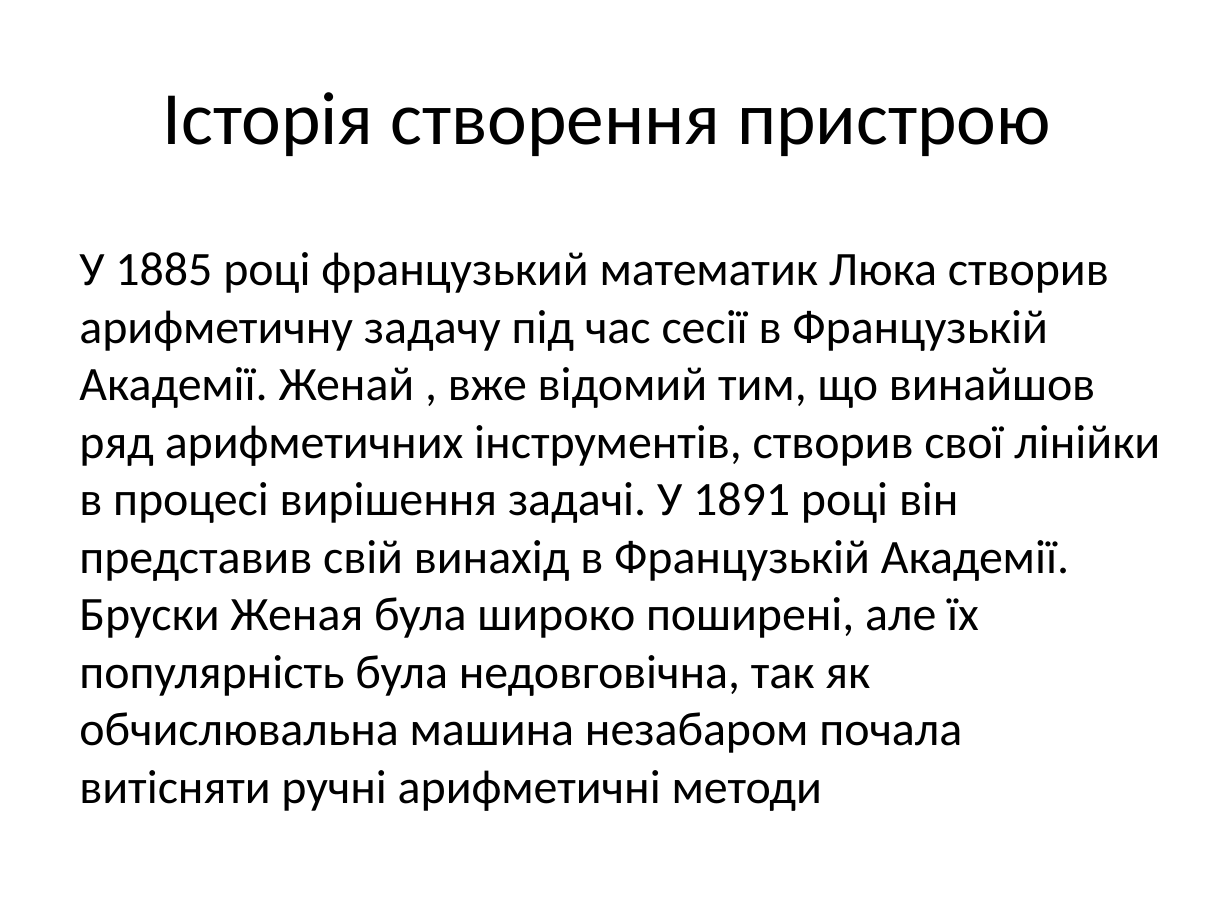
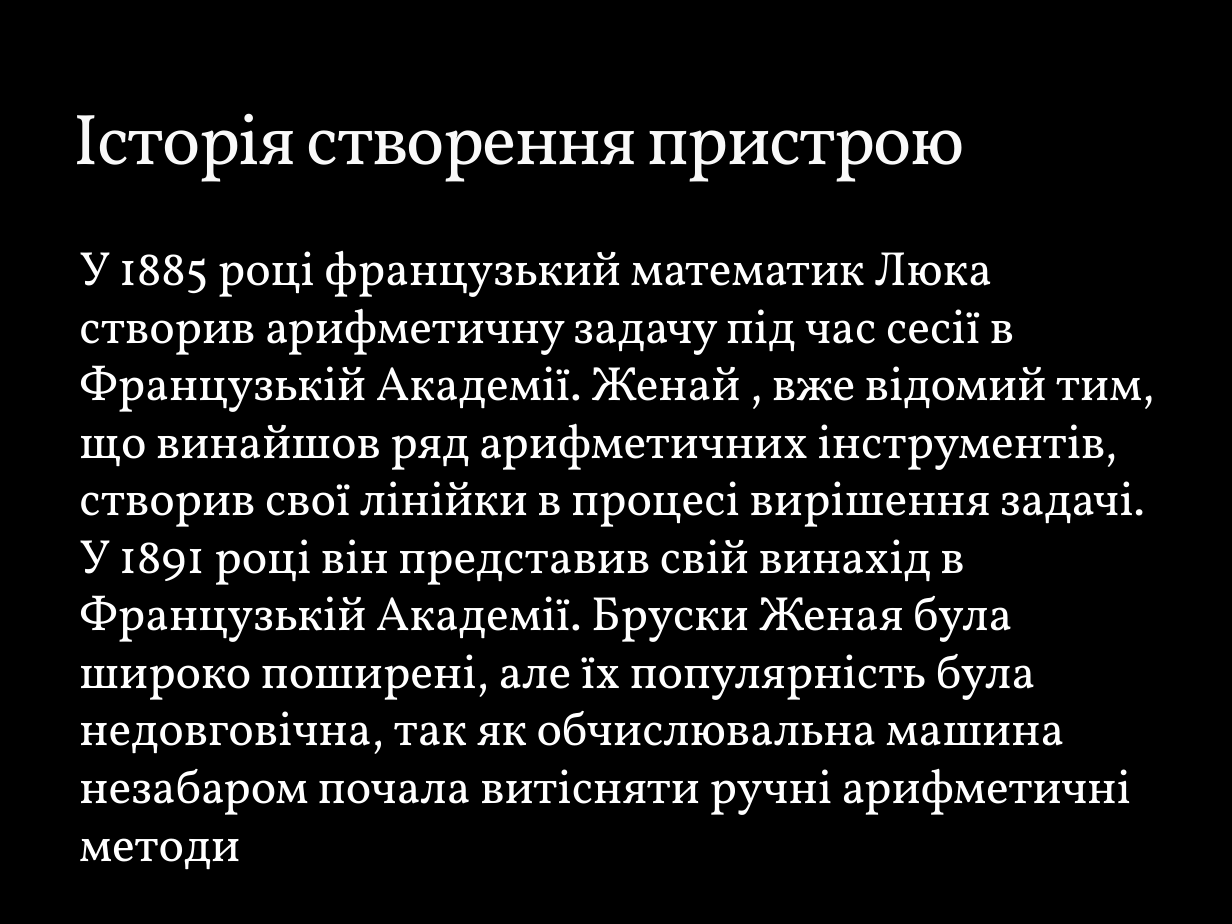
Before and after one commit to bastard2/Operating-System.-Laboratory-Work-1, a slide deck: slide 4 of ос.pptx. Drawn at 1232x924 pixels with LibreOffice and Linux fonts; fonts in the diff are those of the drawing; background and template pictures are left out. Boxes give left, top, right and bottom in pixels: in the first picture for what was removed or moved away, otherwise in the second. Text is boxed around its words. In the diff, an @@ line names an element or a change of style, - is before the commit and + after.

```diff
--- a/ос.pptx
+++ b/ос.pptx
@@ background #FFFFFF to picture (left out) @@
@@ title "Історія створення пристрою": place and size @@
-title "Історія створення пристрою" at [162,92,1051,156]
+title "Історія створення пристрою" at [74,113,965,182]
@@ title "Історія створення пристрою" at [74,113,965,182]: size 44 to 42 pt, font Calibri to Vollkorn, text colour #000000 to #F9F9F9, letter spacing 0 to -1 pt, letter outline none to #3C4422 0.25 pt; alignment centre to left; vertical alignment middle to bottom @@
@@ text "У 1885 році французький математик ..." at [79,251,1154,815]: font Calibri to Vollkorn, text colour #000000 to #FFFFFF @@
```
Also in this commit, not shown: 7 other slides changed, 2 slides added, 2 slides removed.
